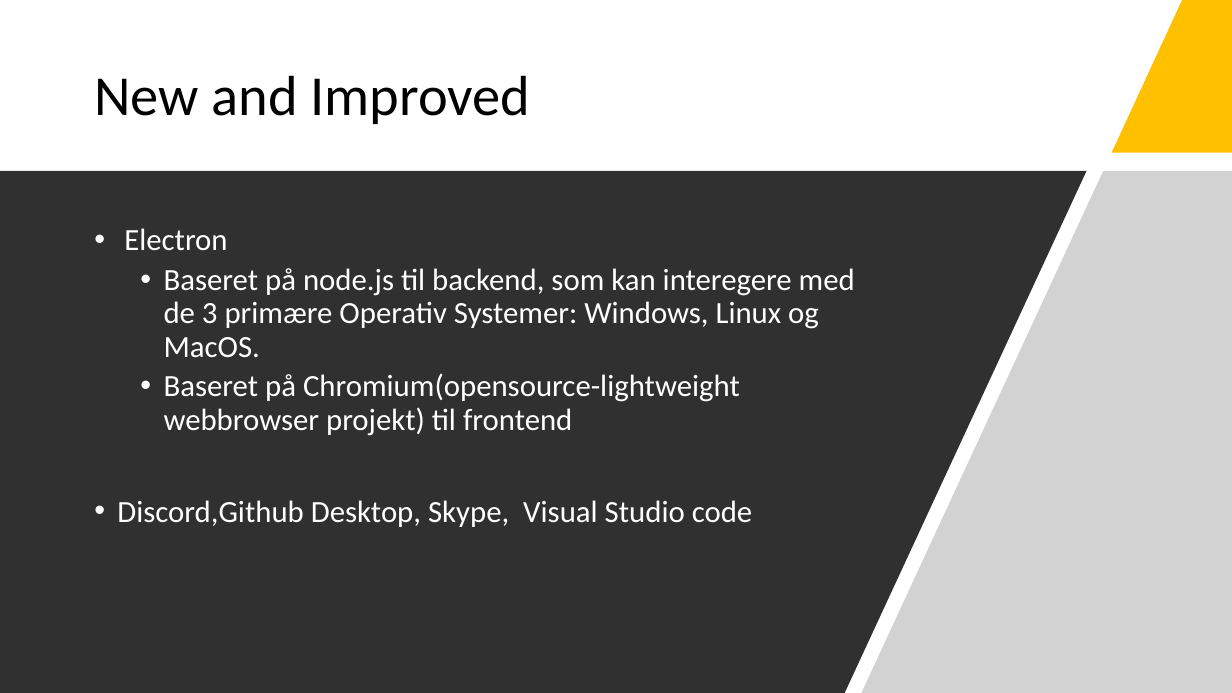
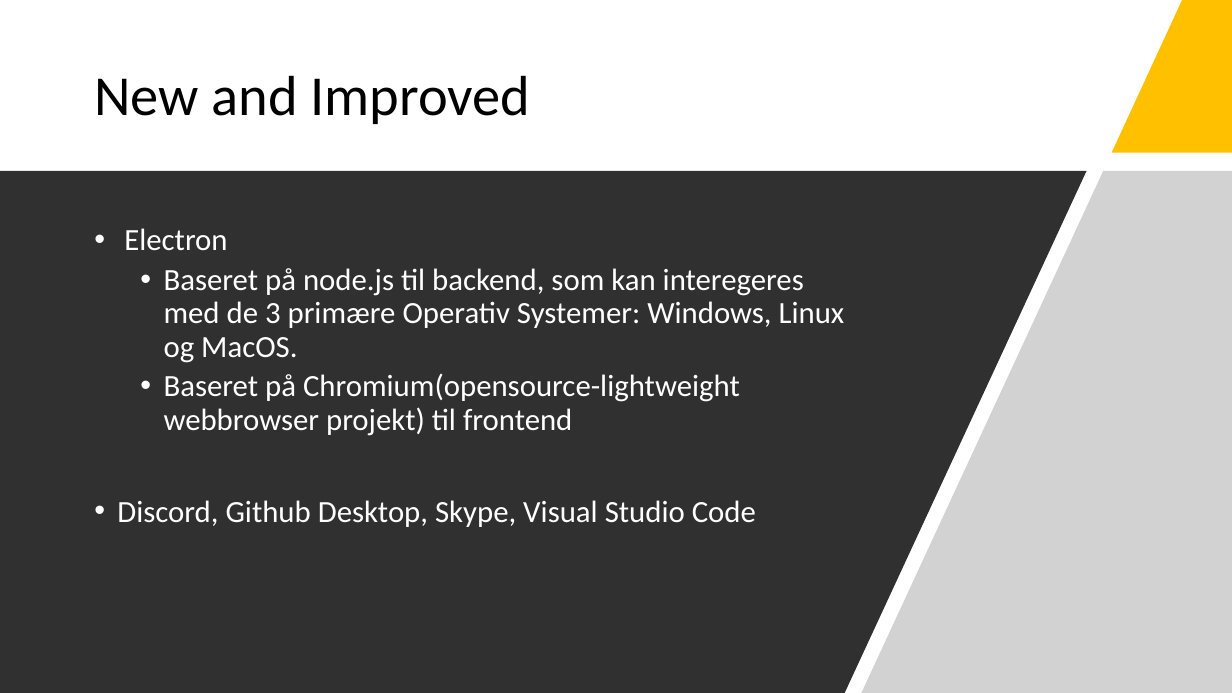
Before and after one commit to Bl0bb3r/KPU_CBD, a slide deck: slide 5 of Presentations/7_CrossPlatform.pptx. Drawn at 1232x693 pixels with LibreOffice and Linux fonts; fonts in the diff are those of the drawing. Boxes give left, top, right and bottom in pixels: in the first picture for what was removed or moved away, otherwise in the second. Text is boxed around its words. In the diff, an @@ line names an element or a change of style, - is before the commit and + after.

Commit message:
presentations completed

```diff
--- a/Presentations/7_CrossPlatform.pptx
+++ b/Presentations/7_CrossPlatform.pptx
@@ text at <box>164,268,845,363</box>: text changed @@
-  • Baseret på node.js til backend, som kan interegere med de 3 primære Operativ Systemer: Windows, Linux og MacOS.
+  • Baseret på node.js til backend, som kan interegeres med de 3 primære Operativ Systemer: Windows, Linux og MacOS.
@@ text at <box>117,500,756,527</box>: text changed @@
-• Discord,Github Desktop, Skype, Visual Studio code
+• Discord, Github Desktop, Skype, Visual Studio Code
```
Also in this commit, not shown: 1 other slide changed, 3 slides added, 8 other files.
